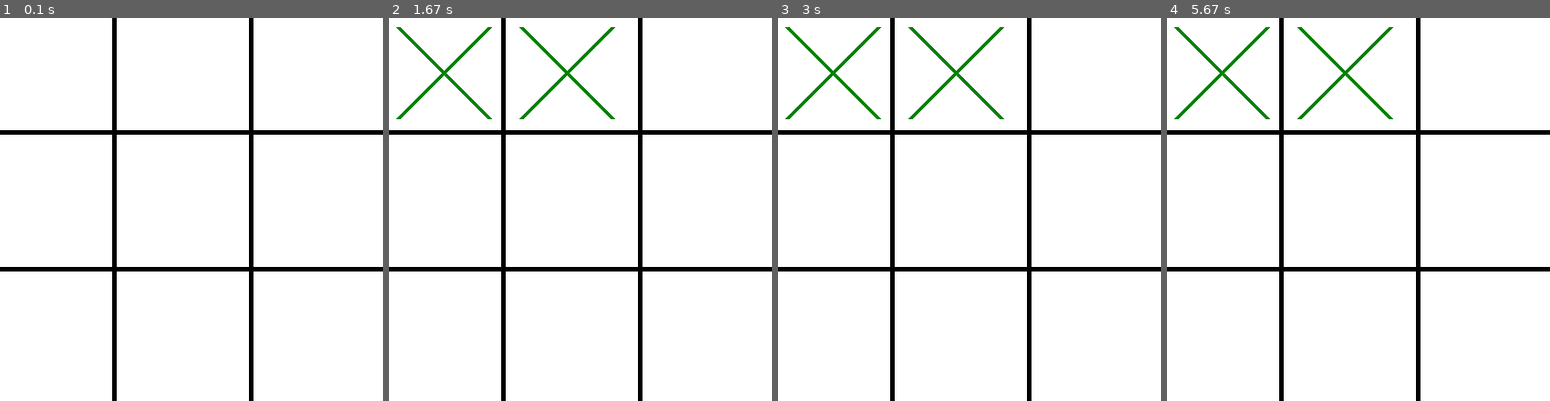
Above: before the commit, frames 1-4 (left to right).
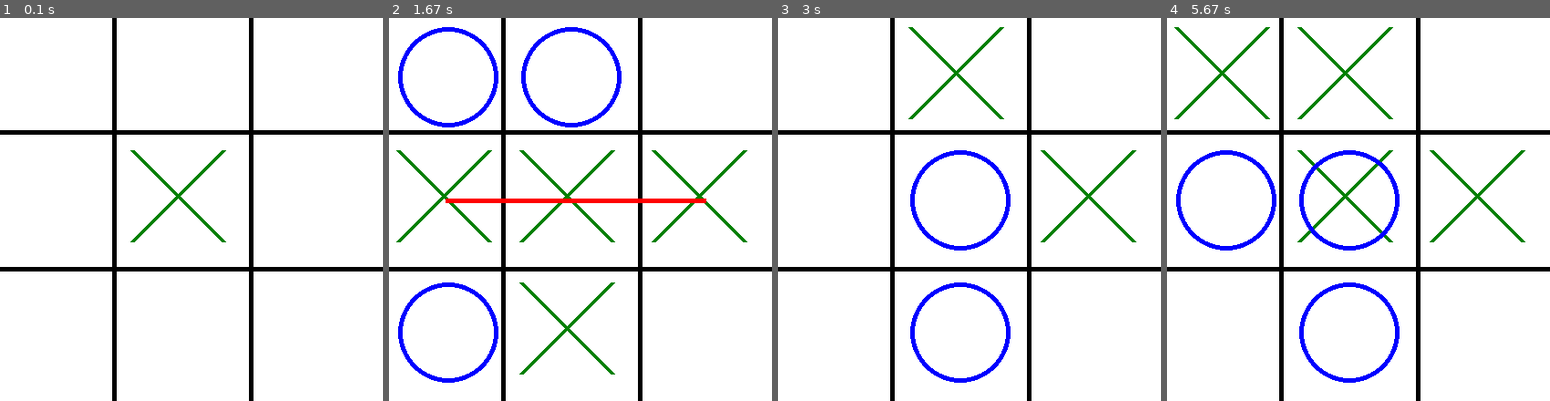
Above: after the commit, the same moments.

Repository: salemgyn/pygame-velha
Game: pygame game, started from main.py
Two runs of this game, one before a commit and one after it. Both use one fixed random seed, a clock stepped at 60 frames per second and the inputs below. The source is Python 2; it was converted automatically to run under Python 3.
Inputs (mouse positions are in pixels of both pictures, inside the frame that each line leads up to):
- Up to frame 1 (0.1 s): no input
- Up to frame 2 (1.67 s): press the mouse at (706, 335) at 0.37 s; move the mouse to (634, 220) at 0.47 s; release the mouse at (565, 106) at 0.6 s; press the mouse at (572, 335) at 0.7 s; move the mouse to (507, 328) at 0.8 s; release the mouse at (446, 320) at 0.93 s; move the mouse to (492, 132) at 1.17 s; click (492, 132) at 1.35 s
- Up to frame 3 (3 s): press the mouse at (835, 201) at 1.7 s; move the mouse to (896, 274) at 1.8 s; release the mouse at (961, 347) at 1.93 s; press the mouse at (961, 335) at 2.27 s; move the mouse to (961, 297) at 2.37 s; release the mouse at (965, 263) at 2.5 s; press the mouse at (835, 335) at 2.83 s; move the mouse to (954, 339) at 2.93 s
- Up to frame 4 (5.67 s): release the mouse at (1465, 347) at 3.07 s; press the mouse at (1224, 335) at 3.43 s; move the mouse to (1339, 255) at 3.53 s; move the mouse to (1454, 175) at 3.63 s; release the mouse at (1454, 175) at 3.67 s; press the mouse at (1224, 75) at 4.03 s; move the mouse to (1308, 113) at 4.13 s; release the mouse at (1396, 152) at 4.27 s; press the mouse at (1224, 335) at 4.63 s; move the mouse to (1232, 274) at 4.73 s; release the mouse at (1243, 213) at 4.87 s; press the mouse at (1350, 75) at 5.23 s; move the mouse to (1320, 201) at 5.33 s; release the mouse at (1293, 332) at 5.47 s

The runs differ from the first frame. In frame 1, 0.6% of the frame differs, in the area x 34-60%, y 34-59%; in frame 2, 6.8%, in the area x 1-94%, y 2-96%; in frame 3, 3.0%; in frame 4, 3.8%.

Commit message:
pronto para liberar versão beta

Diff:
--- a/main.py
+++ b/main.py
@@ -8,6 +8,18 @@
 from pygame.locals import *
 
 class JogoVelha(object):
+
+	ULTIMO_INICIAR_PC = True # primeiro jogo sempre player joga primeiro
+
+	JOGO = [0,
+			[' '],[' '],[' '],
+			[' '],[' '],[' '],
+			[' '],[' '],[' '],]
+
+	PADROES_VENCE = [[7,8,9],[4,5,6],[1,2,3],
+					 [7,4,1],[8,5,2],[9,6,3],
+					 [7,5,3],[9,5,1]]
+
 	ESQUERDO = 1
 
 	BRANCO 		  = (255, 255, 255)
@@ -27,38 +39,41 @@
 	ROXO 		  = (128,   0, 128)
 	OLIVA 		  = (128, 128,   0)
 
-	ESPACO_O_1 = ( 10,  10, 110, 110)
-	ESPACO_O_2 = (145,  10, 110, 110)
-	ESPACO_O_3 = (290,  10, 110, 110)
-
-	ESPACO_O_4 = ( 10, 145, 110, 110)
-	ESPACO_O_5 = (145, 145, 110, 110)
-	ESPACO_O_6 = (290, 145, 110, 110)
-
-	ESPACO_O_7 = ( 10, 290, 110, 110)
-	ESPACO_O_8 = (145, 290, 110, 110)
-	ESPACO_O_9 = (290, 290, 110, 110)
-
-	ESPACO_X_1_INI = ( 10,  10),(110, 110)
-	ESPACO_X_1_FIN = (110,  10),( 10, 110)
-	ESPACO_X_2_INI = (145,  10),(245, 110)
-	ESPACO_X_2_FIN = (145, 110),(245,  10)
-	ESPACO_X_3_INI = (290,  10),(390, 110)
-	ESPACO_X_3_FIN = (290, 110),(390,  10)
-
-	ESPACO_X_4_INI = ( 10, 145),(110, 245)
-	ESPACO_X_4_FIN = ( 10, 245),(110, 145)
-	ESPACO_X_5_INI = (145, 145),(245, 245)
-	ESPACO_X_5_FIN = (145, 245),(245, 145)
-	ESPACO_X_6_INI = (290, 145),(390, 245)
-	ESPACO_X_6_FIN = (290, 245),(390, 145)
-
-	ESPACO_X_7_INI = ( 10, 290),(110, 390)
-	ESPACO_X_7_FIN = ( 10, 390),(110, 290)
-	ESPACO_X_8_INI = (145, 290),(245, 390)
-	ESPACO_X_8_FIN = (145, 390),(245, 290)
-	ESPACO_X_9_INI = (290, 290),(390, 390)
-	ESPACO_X_9_FIN = (290, 390),(390, 290)
+	ESPESSURA = 5
+
+	ESPACO_O = [0,( 10, 290, 110, 110),
+				  (145, 290, 110, 110),
+				  (290, 290, 110, 110),
+				  ( 10, 145, 110, 110),
+				  (145, 145, 110, 110),
+				  (290, 145, 110, 110),
+				  ( 10,  10, 110, 110),
+				  (145,  10, 110, 110),
+				  (290,  10, 110, 110)]
+
+	ESPACO_X = [0,
+				[[( 10, 290),(110, 390)],[( 10, 390),(110, 290)]],
+				[[(145, 290),(245, 390)],[(145, 390),(245, 290)]],
+				[[(290, 290),(390, 390)],[(290, 390),(390, 290)]],
+				[[( 10, 145),(110, 245)],[( 10, 245),(110, 145)]],
+				[[(145, 145),(245, 245)],[(145, 245),(245, 145)]],
+				[[(290, 145),(390, 245)],[(290, 245),(390, 145)]],
+				[[( 10,  10),(110, 110)],[(110,  10),( 10, 110)]],
+				[[(145,  10),(245, 110)],[(145, 110),(245,  10)]],
+				[[(290,  10),(390, 110)],[(290, 110),(390,  10)]],
+				]
+
+	POSICOES = {
+				7:{'x':[  0, 125],'y':[  0, 125]},
+				8:{'x':[125, 275],'y':[  0, 125]},
+				9:{'x':[275, 420],'y':[  0, 125]},
+				4:{'x':[  0, 125],'y':[125, 275]},
+				5:{'x':[125, 275],'y':[125, 275]},
+				6:{'x':[275, 420],'y':[125, 275]},
+				1:{'x':[  0, 125],'y':[275, 420]},
+				2:{'x':[125, 275],'y':[275, 420]},
+				3:{'x':[275, 420],'y':[275, 420]}
+				}
 
 	pygame.init()
 	pygame.display.set_caption('Jogo da Velha com AI')
@@ -68,47 +83,133 @@
 
 	BACKGROUND = BACKGROUND.convert()
 
-	ESPESSURA = 5
-
-	# CRIAÇÃO DAS LINHAS DE DIVISÃO (POPULAR #)
+	def verifica_vence(self,atual,desenha=False):
+		campeao = ''
+		padrao_vencedor = []
+		campeao = False
+		for pos in self.PADROES_VENCE:
+			if(atual[pos[0]]==atual[pos[1]]==atual[pos[2]]=='O'):
+				campeao = 'O'
+				padrao_vencedor = pos
+			if(atual[pos[0]]==atual[pos[1]]==atual[pos[2]]=='X'):
+				campeao = 'X'
+				padrao_vencedor = pos
+		if len(self.checa_livres(atual)) == 0: campeao = ' '
+		if desenha and campeao in ['O','X']:
+			self.desenha_linha_vencedor(padrao_vencedor)
+		return campeao
+
+	def reseta_jogo(self):
+		for i in range(1,len(self.JOGO)):
+			self.JOGO[i] = ' '
+
+	def checa_livres(self,atual):
+		livres = []
+		for i in range(1,len(atual)):
+			if atual[i] == ' ': livres.append(i)
+		return livres
+
+	def move_ai(self,atual,player):
+		oponente = 'O' if player == 'X' else 'X'
+		ganho = 0
+		perda = 0
+		if len(self.checa_livres(atual)) == 9: return 5
+		for pos in self.checa_livres(atual):
+			atual[pos] = player
+			if self.verifica_vence(atual) == player:
+				ganho = pos
+			atual[pos] = ' '
+		for pos in self.checa_livres(atual):
+			atual[pos] = oponente
+			if self.verifica_vence(atual) == oponente:
+				perda = pos
+			atual[pos] = ' '
+		if ganho > 0: return ganho
+		if perda > 0: return perda
+		move = self.negamax(atual,player,9)
+		return move
+
+	def negamax(self,atual,player,terminal):
+		oponente = 'O' if player=='X' else 'X'
+		melhor_valor = -float('inf') # infinito negativo para que qualquer valor seja maior que ele
+		melhor_posicao = 0
+		if terminal > 0:
+			if self.verifica_vence(atual) == player: return 1
+			elif self.verifica_vence(atual) == oponente: return -1
+			elif self.verifica_vence(atual) == ' ': return 0
+		else: return 0
+		for pos in self.checa_livres(atual):
+			atual[pos] = player
+			valor = -self.negamax(atual,oponente,terminal-1)
+			if valor > melhor_valor:
+				melhor_valor = valor
+				melhor_posicao = pos
+			atual[pos] = ' '
+		return melhor_posicao
+
 	def cria_linhas(self):
 		pygame.draw.line(self.BACKGROUND, self.PRETO, (  0, 125), (420, 125), self.ESPESSURA)
 		pygame.draw.line(self.BACKGROUND, self.PRETO, (  0, 275), (420, 275), self.ESPESSURA)
 		pygame.draw.line(self.BACKGROUND, self.PRETO, (125,   0), (125, 420), self.ESPESSURA)
 		pygame.draw.line(self.BACKGROUND, self.PRETO, (275,   0), (275, 420), self.ESPESSURA)
 
-	# PARA O
-	# pygame.draw.ellipse(BACKGROUND, AZUL, ESPACO_O_1, ESPESSURA)
-
-	# PARA X
-	# pygame.draw.line(BACKGROUND, VERDE, ESPACO_X_1_INI[0], ESPACO_X_1_INI[1], ESPESSURA)
-	# pygame.draw.line(BACKGROUND, VERDE, ESPACO_X_1_FIN[0], ESPACO_X_1_FIN[1], ESPESSURA)
-
-	def marque_em(self,mouse_pos):
+	def posicao_clique(self,mouse_pos):
 		x,y = mouse_pos
-
-		if x <= 125 and y <= 125:
-			pygame.draw.line(self.BACKGROUND, self.VERDE, self.ESPACO_X_1_INI[0], self.ESPACO_X_1_INI[1], self.ESPESSURA)
-			pygame.draw.line(self.BACKGROUND, self.VERDE, self.ESPACO_X_1_FIN[0], self.ESPACO_X_1_FIN[1], self.ESPESSURA)
-		elif x <= 275 and y <= 125:
-			pygame.draw.line(self.BACKGROUND, self.VERDE, self.ESPACO_X_2_INI[0], self.ESPACO_X_2_INI[1], self.ESPESSURA)
-			pygame.draw.line(self.BACKGROUND, self.VERDE, self.ESPACO_X_2_FIN[0], self.ESPACO_X_2_FIN[1], self.ESPESSURA)
-		elif x > 275 and y <= 125:
-			pygame.draw.line(self.BACKGROUND, self.VERDE, self.ESPACO_X_3_INI[0], self.ESPACO_X_3_INI[1], self.ESPESSURA)
-			pygame.draw.line(self.BACKGROUND, self.VERDE, self.ESPACO_X_3_FIN[0], self.ESPACO_X_3_FIN[1], self.ESPESSURA)
+		clique = 0
+
+		for i in range(1,len(self.POSICOES)+1):
+			if self.POSICOES[i]['x'][0] <= x <= self.POSICOES[i]['x'][1] and self.POSICOES[i]['y'][0] <= y <= self.POSICOES[i]['y'][1]:
+				clique = i
+		return clique
+
+	def marca_o_em(self,pos):
+		pygame.draw.ellipse(self.BACKGROUND, self.AZUL, self.ESPACO_O[pos], self.ESPESSURA)
+		self.JOGO[pos] = 'O'
+
+	def marca_x_em(self,pos):
+		pygame.draw.line(self.BACKGROUND, self.VERDE, self.ESPACO_X[pos][0][0], self.ESPACO_X[pos][0][1], self.ESPESSURA)
+		pygame.draw.line(self.BACKGROUND, self.VERDE, self.ESPACO_X[pos][1][0], self.ESPACO_X[pos][1][1], self.ESPESSURA)
+		self.JOGO[pos] = 'X'
+
+	def desenha_linha_vencedor(self,padrao):
+		x_ini = (self.POSICOES[padrao[0]]['x'][0]+self.POSICOES[padrao[0]]['x'][1])/2
+		y_ini = (self.POSICOES[padrao[0]]['y'][0]+self.POSICOES[padrao[0]]['y'][1])/2
+		x_fin = (self.POSICOES[padrao[2]]['x'][0]+self.POSICOES[padrao[2]]['x'][1])/2
+		y_fin = (self.POSICOES[padrao[2]]['y'][0]+self.POSICOES[padrao[2]]['y'][1])/2
+		desenho = (x_ini,y_ini),(x_fin,y_fin)
+		pygame.draw.line(self.BACKGROUND, self.VERMELHO, desenho[0], desenho[1], self.ESPESSURA)
 
 	def main(self):
-		self.BACKGROUND.fill(self.BRANCO)
-		self.cria_linhas()
 		while True:
-			for event in pygame.event.get():
-				if event.type == QUIT:
-					pygame.quit()
-					sys.exit()
-				elif event.type == pygame.MOUSEBUTTONUP and event.button == self.ESQUERDO:
-					self.marque_em(event.pos)
+			self.BACKGROUND.fill(self.BRANCO)
+			self.cria_linhas()
+			player_joga = False
+			if self.ULTIMO_INICIAR_PC:
+				player_joga = True
+			self.ULTIMO_INICIAR_PC = not self.ULTIMO_INICIAR_PC
+			while not self.verifica_vence(self.JOGO):
+				if player_joga:
+					while True:
+						escolheu = False
+						for event in pygame.event.get():
+							if event.type == QUIT:
+								pygame.quit()
+								sys.exit()
+							elif event.type == pygame.MOUSEBUTTONUP and event.button == self.ESQUERDO:
+								self.marca_o_em(self.posicao_clique(event.pos))
+								escolheu = True
+								break
+						if escolheu: break
+					player_joga = False
+				else:
+					self.marca_x_em(self.move_ai(self.JOGO,'X'))
+					player_joga = True
+				self.TELA.blit(self.BACKGROUND,(0,0))
+				pygame.display.update()
+			vencedor = self.verifica_vence(self.JOGO,True)
 			self.TELA.blit(self.BACKGROUND,(0,0))
 			pygame.display.update()
-
+			print vencedor
+			self.reseta_jogo()
 jogoVelha = JogoVelha()
 jogoVelha.main()
